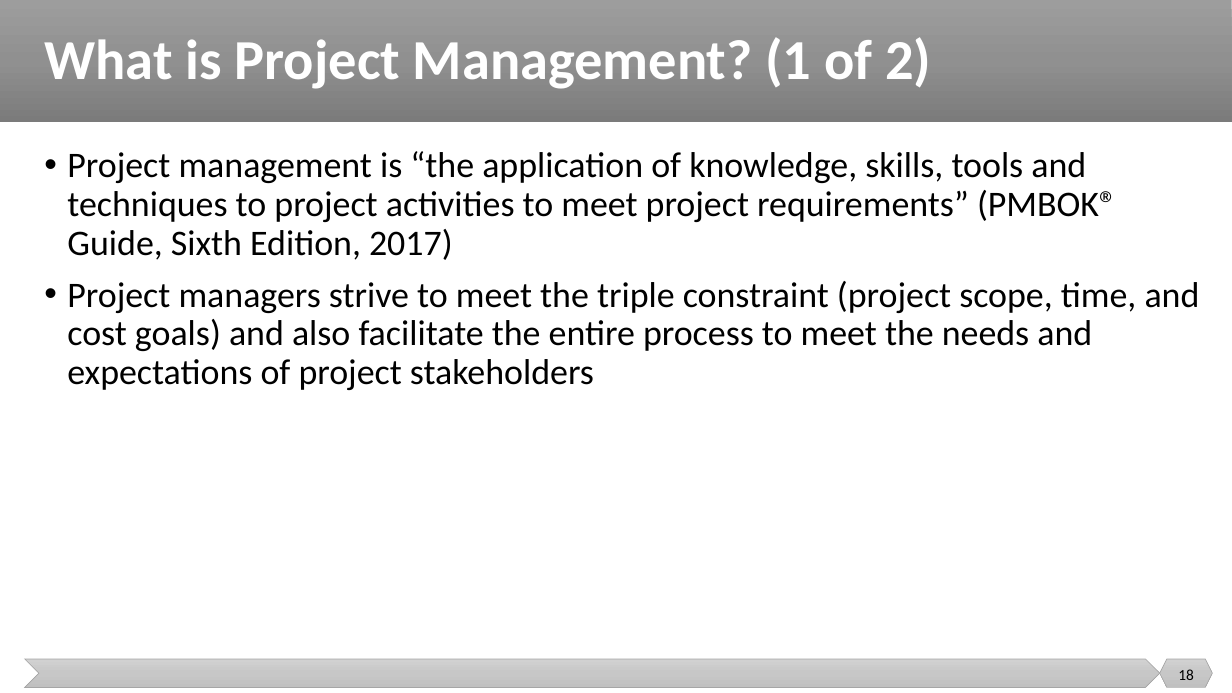
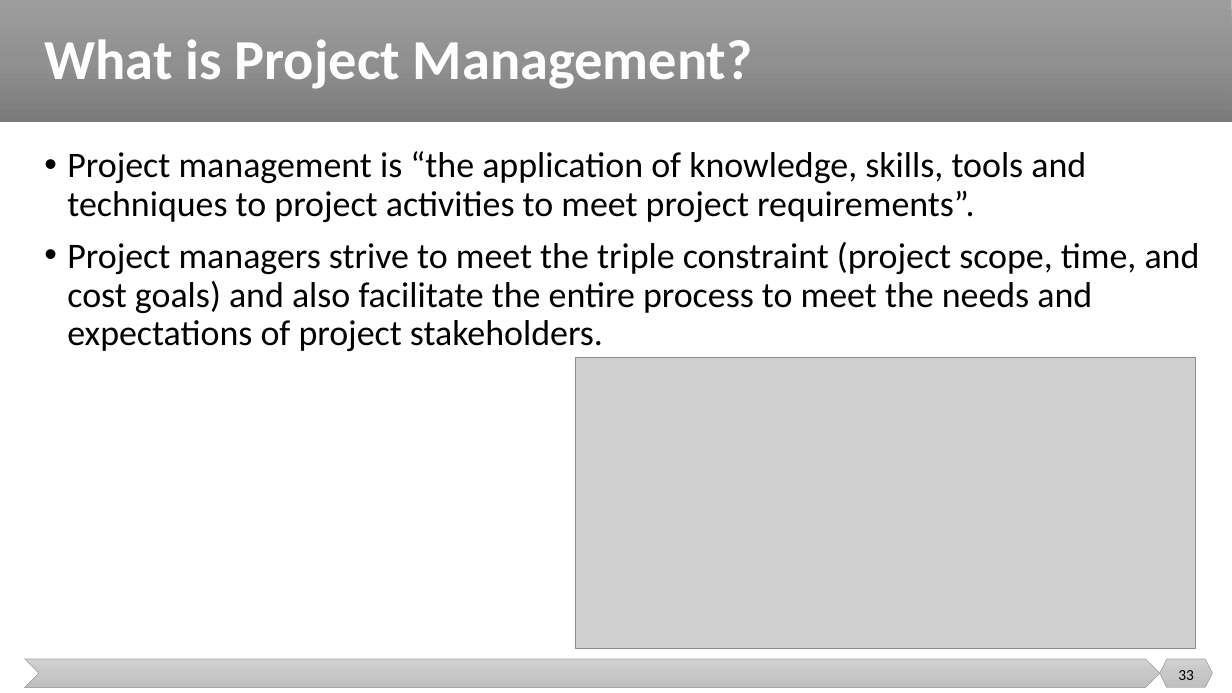
Before and after one commit to malenezi/malenezi, a slide deck: slide 33 of SE423/Lectures/1-Introduction/Introduction.pptx (slide 18 before the commit). Drawn at 1232x693 pixels with LibreOffice and Linux fonts; fonts in the diff are those of the drawing; grey boxes stand for pictures. Boxes give left, top, right and bottom in pixels: in the first picture for what was removed or moved away, otherwise in the second. Text is boxed around its words. In the diff, an @@ line names an element or a change of style, - is before the commit and + after.

```diff
--- a/SE423/Lectures/1-Introduction/Introduction.pptx
+++ b/SE423/Lectures/1-Introduction/Introduction.pptx
@@ title at (44,39,753,89): text changed @@
-What is Project Management? (1 of 2)
+What is Project Management?
@@ text at (67,151,1200,351): text changed @@
-• Project management is “the application of knowledge, skills, tools and techniques to project activities to meet project requirements” (PMBOK® Guide, Sixth Edition, 2017)
-• Project managers strive to meet the triple constraint (project scope, time, and cost goals) and also facilitate the entire process to meet the needs and expectations of project stakeholders
+• Project management is “the application of knowledge, skills, tools and techniques to project activities to meet project requirements”.
+• Project managers strive to meet the triple constraint (project scope, time, and cost goals) and also facilitate the entire process to meet the needs and expectations of project stakeholders.
@@ picture added at (576,357,1196,648) @@
@@ page number at (1178,670,1194,680): text changed @@
-18
+33
```
Also in this commit, not shown: 7 other slides changed, 3 slides added, 5 slides removed.
